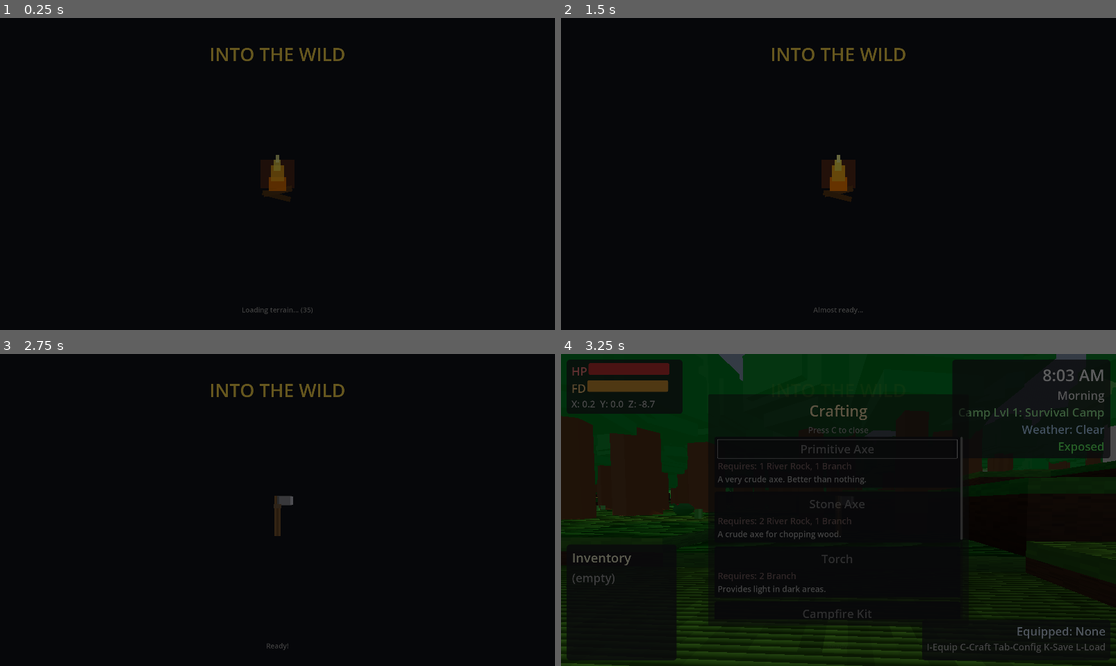
Above: before the commit, frames 1-4 (two rows, left to right).
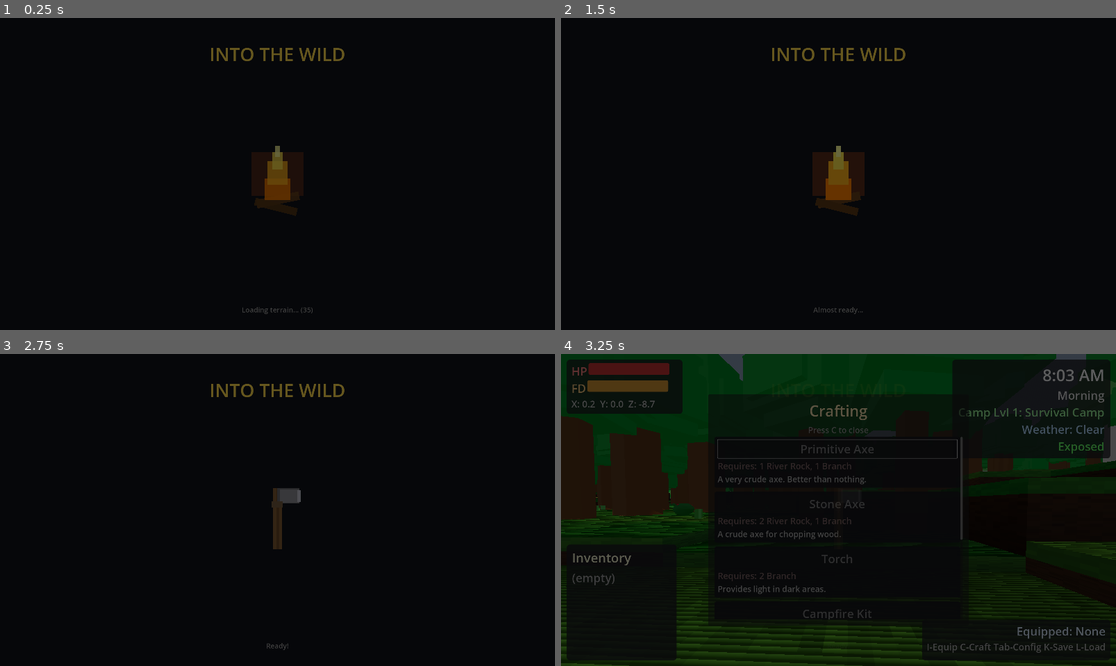
Above: after the commit, the same moments.

Repository: adchamberlain/into-the-wild
Game: Godot game, scene res://scenes/main.tscn
The game is run twice, just before and just after one commit, with the same random seed, the same clock (stepped at 60 frames per second) and the same inputs.
Inputs (mouse positions are in pixels of both pictures, inside the frame that each line leads up to):
- Up to frame 1 (0.25 s): no input
- Up to frame 2 (1.5 s): tap Enter at 0.5 s; move the mouse to (866, 174) at 0.52 s; hold F (eat) 0.53-1.28 s; hold W (move_forward) from 0.53 s (still down); click (866, 174) at 0.67 s; tap Space (jump) at 0.77, 1.07, 1.25 s; move the mouse to (810, 174) at 1.27 s; tap E (interact) at 1.35 s
- Up to frame 3 (2.75 s): keep holding W (move_forward); tap Space (jump) at 1.52, 1.82 s; tap Enter at 2 s; move the mouse to (288, 503) at 2.02 s; hold M (move_structure) from 2.03 s (still down)
- Up to frame 4 (3.25 s): keep holding W (move_forward); move the mouse to (832, 516) at 2.77 s; release M (move_structure) at 2.78 s; tap C (open_crafting) at 2.85 s; click (832, 516) at 2.92 s; tap Space (jump) at 3.02 s

The runs differ from the first frame. In frame 1, 0.6% of the frame differs, in the area x 45-55%, y 40-64%; in frame 2, 1.2%; in frame 3, 0.3%; in frame 4, less than 0.1%.

Commit message:
Increase loading screen artwork size by 1.5x
- Enlarged artwork container from 200x200 to 300x300 pixels
- Scaled all artwork elements (campfire, axe, fishing rod, tent, tree)
- All positions and sizes multiplied by 1.5 for larger visuals

Co-Authored-By: Claude Opus 4.5 <noreply@anthropic.com>

Diff:
--- a/scripts/ui/loading_screen.gd
+++ b/scripts/ui/loading_screen.gd
@@ -68,10 +68,10 @@
 	# Artwork container (centered in screen)
 	artwork_container = Control.new()
 	artwork_container.set_anchors_preset(Control.PRESET_CENTER)
-	artwork_container.offset_left = -100
-	artwork_container.offset_right = 100
-	artwork_container.offset_top = -100
-	artwork_container.offset_bottom = 100
+	artwork_container.offset_left = -150
+	artwork_container.offset_right = 150
+	artwork_container.offset_top = -150
+	artwork_container.offset_bottom = 150
 	root_control.add_child(artwork_container)
 
 	# Progress label at bottom (centered horizontally, 85% from top)
@@ -123,57 +123,57 @@
 
 func _create_campfire() -> Control:
 	var container := Control.new()
-	container.custom_minimum_size = Vector2(200, 200)
+	container.custom_minimum_size = Vector2(300, 300)
 
 	# Fire glow (background)
 	var glow := ColorRect.new()
 	glow.color = Color(1.0, 0.4, 0.1, 0.3)
-	glow.size = Vector2(120, 100)
-	glow.position = Vector2(40, 50)
+	glow.size = Vector2(180, 150)
+	glow.position = Vector2(60, 75)
 	container.add_child(glow)
 
 	# Log 1 (brown rectangle, angled)
 	var log1 := ColorRect.new()
 	log1.color = Color(0.4, 0.25, 0.1)
-	log1.size = Vector2(100, 20)
-	log1.position = Vector2(50, 160)
+	log1.size = Vector2(150, 30)
+	log1.position = Vector2(75, 240)
 	log1.rotation = -0.2
 	container.add_child(log1)
 
 	# Log 2 (crossing)
 	var log2 := ColorRect.new()
 	log2.color = Color(0.35, 0.22, 0.08)
-	log2.size = Vector2(100, 18)
-	log2.position = Vector2(50, 155)
+	log2.size = Vector2(150, 27)
+	log2.position = Vector2(75, 232)
 	log2.rotation = 0.25
 	container.add_child(log2)
 
 	# Fire base (orange)
 	var fire_base := ColorRect.new()
 	fire_base.color = Color(1.0, 0.5, 0.0)
-	fire_base.size = Vector2(60, 50)
-	fire_base.position = Vector2(70, 110)
+	fire_base.size = Vector2(90, 75)
+	fire_base.position = Vector2(105, 165)
 	container.add_child(fire_base)
 
 	# Fire middle (yellow-orange)
 	var fire_mid := ColorRect.new()
 	fire_mid.color = Color(1.0, 0.7, 0.1)
-	fire_mid.size = Vector2(45, 55)
-	fire_mid.position = Vector2(77, 70)
+	fire_mid.size = Vector2(68, 82)
+	fire_mid.position = Vector2(116, 105)
 	container.add_child(fire_mid)
 
 	# Fire top (yellow)
 	var fire_top := ColorRect.new()
 	fire_top.color = Color(1.0, 0.9, 0.3)
-	fire_top.size = Vector2(25, 40)
-	fire_top.position = Vector2(87, 50)
+	fire_top.size = Vector2(38, 60)
+	fire_top.position = Vector2(131, 75)
 	container.add_child(fire_top)
 
 	# Flame tip
 	var flame_tip := ColorRect.new()
 	flame_tip.color = Color(1.0, 1.0, 0.6)
-	flame_tip.size = Vector2(12, 25)
-	flame_tip.position = Vector2(94, 35)
+	flame_tip.size = Vector2(18, 38)
+	flame_tip.position = Vector2(141, 52)
 	container.add_child(flame_tip)
 
 	return container
@@ -181,48 +181,48 @@
 
 func _create_axe() -> Control:
 	var container := Control.new()
-	container.custom_minimum_size = Vector2(200, 200)
+	container.custom_minimum_size = Vector2(300, 300)
 
 	# Handle (wooden stick)
 	var handle := ColorRect.new()
 	handle.color = Color(0.5, 0.35, 0.2)
-	handle.size = Vector2(20, 140)
-	handle.position = Vector2(90, 50)
+	handle.size = Vector2(30, 210)
+	handle.position = Vector2(135, 75)
 	container.add_child(handle)
 
 	# Handle detail (darker stripe)
 	var handle_detail := ColorRect.new()
 	handle_detail.color = Color(0.4, 0.28, 0.15)
-	handle_detail.size = Vector2(6, 140)
-	handle_detail.position = Vector2(97, 50)
+	handle_detail.size = Vector2(9, 210)
+	handle_detail.position = Vector2(146, 75)
 	container.add_child(handle_detail)
 
 	# Axe head back (darker metal)
 	var head_back := ColorRect.new()
 	head_back.color = Color(0.4, 0.4, 0.42)
-	head_back.size = Vector2(50, 35)
-	head_back.position = Vector2(100, 50)
+	head_back.size = Vector2(75, 52)
+	head_back.position = Vector2(150, 75)
 	container.add_child(head_back)
 
 	# Axe head front (lighter metal)
 	var head_front := ColorRect.new()
 	head_front.color = Color(0.55, 0.55, 0.58)
-	head_front.size = Vector2(45, 30)
-	head_front.position = Vector2(105, 53)
+	head_front.size = Vector2(68, 45)
+	head_front.position = Vector2(158, 80)
 	container.add_child(head_front)
 
 	# Blade edge (shiny)
 	var blade := ColorRect.new()
 	blade.color = Color(0.75, 0.75, 0.8)
-	blade.size = Vector2(8, 28)
-	blade.position = Vector2(145, 54)
+	blade.size = Vector2(12, 42)
+	blade.position = Vector2(218, 81)
 	container.add_child(blade)
 
 	# Binding
 	var binding := ColorRect.new()
 	binding.color = Color(0.45, 0.35, 0.25)
-	binding.size = Vector2(26, 15)
-	binding.position = Vector2(87, 80)
+	binding.size = Vector2(39, 22)
+	binding.position = Vector2(130, 120)
 	container.add_child(binding)
 
 	return container
@@ -230,62 +230,62 @@
 
 func _create_fishing_rod() -> Control:
 	var container := Control.new()
-	container.custom_minimum_size = Vector2(200, 200)
+	container.custom_minimum_size = Vector2(300, 300)
 
 	# Rod handle (cork color)
 	var grip := ColorRect.new()
 	grip.color = Color(0.65, 0.5, 0.35)
-	grip.size = Vector2(18, 50)
-	grip.position = Vector2(40, 140)
+	grip.size = Vector2(27, 75)
+	grip.position = Vector2(60, 210)
 	container.add_child(grip)
 
 	# Reel seat
 	var reel := ColorRect.new()
 	reel.color = Color(0.25, 0.25, 0.25)
-	reel.size = Vector2(14, 20)
-	reel.position = Vector2(42, 125)
+	reel.size = Vector2(21, 30)
+	reel.position = Vector2(63, 188)
 	container.add_child(reel)
 
 	# Rod body
 	var rod := ColorRect.new()
 	rod.color = Color(0.4, 0.3, 0.2)
-	rod.size = Vector2(10, 100)
-	rod.position = Vector2(44, 30)
+	rod.size = Vector2(15, 150)
+	rod.position = Vector2(66, 45)
 	container.add_child(rod)
 
 	# Rod tip
 	var tip := ColorRect.new()
 	tip.color = Color(0.35, 0.28, 0.18)
-	tip.size = Vector2(6, 30)
-	tip.position = Vector2(46, 5)
+	tip.size = Vector2(9, 45)
+	tip.position = Vector2(69, 8)
 	container.add_child(tip)
 
 	# Fishing line
 	var line := ColorRect.new()
 	line.color = Color(0.8, 0.8, 0.8, 0.7)
-	line.size = Vector2(2, 80)
-	line.position = Vector2(48, 5)
+	line.size = Vector2(3, 120)
+	line.position = Vector2(72, 8)
 	line.rotation = 0.4
 	container.add_child(line)
 
 	# Hook
 	var hook := ColorRect.new()
 	hook.color = Color(0.6, 0.6, 0.62)
-	hook.size = Vector2(8, 15)
-	hook.position = Vector2(95, 65)
+	hook.size = Vector2(12, 22)
+	hook.position = Vector2(142, 98)
 	container.add_child(hook)
 
 	# Fish!
 	var fish_body := ColorRect.new()
 	fish_body.color = Color(0.5, 0.6, 0.7)
-	fish_body.size = Vector2(45, 20)
-	fish_body.position = Vector2(110, 80)
+	fish_body.size = Vector2(68, 30)
+	fish_body.position = Vector2(165, 120)
 	container.add_child(fish_body)
 
 	var fish_tail := ColorRect.new()
 	fish_tail.color = Color(0.45, 0.55, 0.65)
-	fish_tail.size = Vector2(15, 25)
-	fish_tail.position = Vector2(150, 77)
+	fish_tail.size = Vector2(22, 38)
+	fish_tail.position = Vector2(225, 116)
 	container.add_child(fish_tail)
 
 	return container
@@ -293,55 +293,55 @@
 
 func _create_tent() -> Control:
 	var container := Control.new()
-	container.custom_minimum_size = Vector2(200, 200)
+	container.custom_minimum_size = Vector2(300, 300)
 
 	# Ground
 	var ground := ColorRect.new()
 	ground.color = Color(0.3, 0.25, 0.15)
-	ground.size = Vector2(200, 20)
-	ground.position = Vector2(0, 170)
+	ground.size = Vector2(300, 30)
+	ground.position = Vector2(0, 255)
 	container.add_child(ground)
 
 	# Tent back (darker)
 	var tent_back := ColorRect.new()
 	tent_back.color = Color(0.35, 0.45, 0.3)
-	tent_back.size = Vector2(140, 100)
-	tent_back.position = Vector2(30, 70)
+	tent_back.size = Vector2(210, 150)
+	tent_back.position = Vector2(45, 105)
 	container.add_child(tent_back)
 
 	# Tent front left
 	var tent_left := ColorRect.new()
 	tent_left.color = Color(0.4, 0.55, 0.35)
-	tent_left.size = Vector2(70, 100)
-	tent_left.position = Vector2(30, 70)
+	tent_left.size = Vector2(105, 150)
+	tent_left.position = Vector2(45, 105)
 	container.add_child(tent_left)
 
 	# Tent front right
 	var tent_right := ColorRect.new()
 	tent_right.color = Color(0.45, 0.6, 0.4)
-	tent_right.size = Vector2(70, 100)
-	tent_right.position = Vector2(100, 70)
+	tent_right.size = Vector2(105, 150)
+	tent_right.position = Vector2(150, 105)
 	container.add_child(tent_right)
 
 	# Tent peak
 	var peak := ColorRect.new()
 	peak.color = Color(0.5, 0.65, 0.45)
-	peak.size = Vector2(30, 20)
-	peak.position = Vector2(85, 55)
+	peak.size = Vector2(45, 30)
+	peak.position = Vector2(128, 82)
 	container.add_child(peak)
 
 	# Tent opening (dark)
 	var opening := ColorRect.new()
 	opening.color = Color(0.1, 0.1, 0.12)
-	opening.size = Vector2(35, 60)
-	opening.position = Vector2(82, 110)
+	opening.size = Vector2(52, 90)
+	opening.position = Vector2(123, 165)
 	container.add_child(opening)
 
 	# Pole
 	var pole := ColorRect.new()
 	pole.color = Color(0.5, 0.4, 0.3)
-	pole.size = Vector2(6, 120)
-	pole.position = Vector2(97, 50)
+	pole.size = Vector2(9, 180)
+	pole.position = Vector2(146, 75)
 	container.add_child(pole)
 
 	return container
@@ -349,48 +349,48 @@
 
 func _create_tree() -> Control:
 	var container := Control.new()
-	container.custom_minimum_size = Vector2(200, 200)
+	container.custom_minimum_size = Vector2(300, 300)
 
 	# Trunk
 	var trunk := ColorRect.new()
 	trunk.color = Color(0.4, 0.28, 0.15)
-	trunk.size = Vector2(30, 80)
-	trunk.position = Vector2(85, 120)
+	trunk.size = Vector2(45, 120)
+	trunk.position = Vector2(128, 180)
 	container.add_child(trunk)
 
 	# Trunk detail
 	var trunk_detail := ColorRect.new()
 	trunk_detail.color = Color(0.35, 0.24, 0.12)
-	trunk_detail.size = Vector2(8, 80)
-	trunk_detail.position = Vector2(95, 120)
+	trunk_detail.size = Vector2(12, 120)
+	trunk_detail.position = Vector2(143, 180)
 	container.add_child(trunk_detail)
 
 	# Foliage bottom (largest)
 	var leaves1 := ColorRect.new()
 	leaves1.color = Color(0.2, 0.45, 0.2)
-	leaves1.size = Vector2(100, 50)
-	leaves1.position = Vector2(50, 85)
+	leaves1.size = Vector2(150, 75)
+	leaves1.position = Vector2(75, 128)
 	container.add_child(leaves1)
 
 	# Foliage middle
 	var leaves2 := ColorRect.new()
 	leaves2.color = Color(0.25, 0.5, 0.25)
-	leaves2.size = Vector2(80, 45)
-	leaves2.position = Vector2(60, 50)
+	leaves2.size = Vector2(120, 68)
+	leaves2.position = Vector2(90, 75)
 	container.add_child(leaves2)
 
 	# Foliage top
 	var leaves3 := ColorRect.new()
 	leaves3.color = Color(0.3, 0.55, 0.3)
-	leaves3.size = Vector2(55, 40)
-	leaves3.position = Vector2(72, 20)
+	leaves3.size = Vector2(82, 60)
+	leaves3.position = Vector2(108, 30)
 	container.add_child(leaves3)
 
 	# Tree top
 	var leaves4 := ColorRect.new()
 	leaves4.color = Color(0.35, 0.6, 0.35)
-	leaves4.size = Vector2(25, 25)
-	leaves4.position = Vector2(87, 5)
+	leaves4.size = Vector2(38, 38)
+	leaves4.position = Vector2(131, 8)
 	container.add_child(leaves4)
 
 	return container
